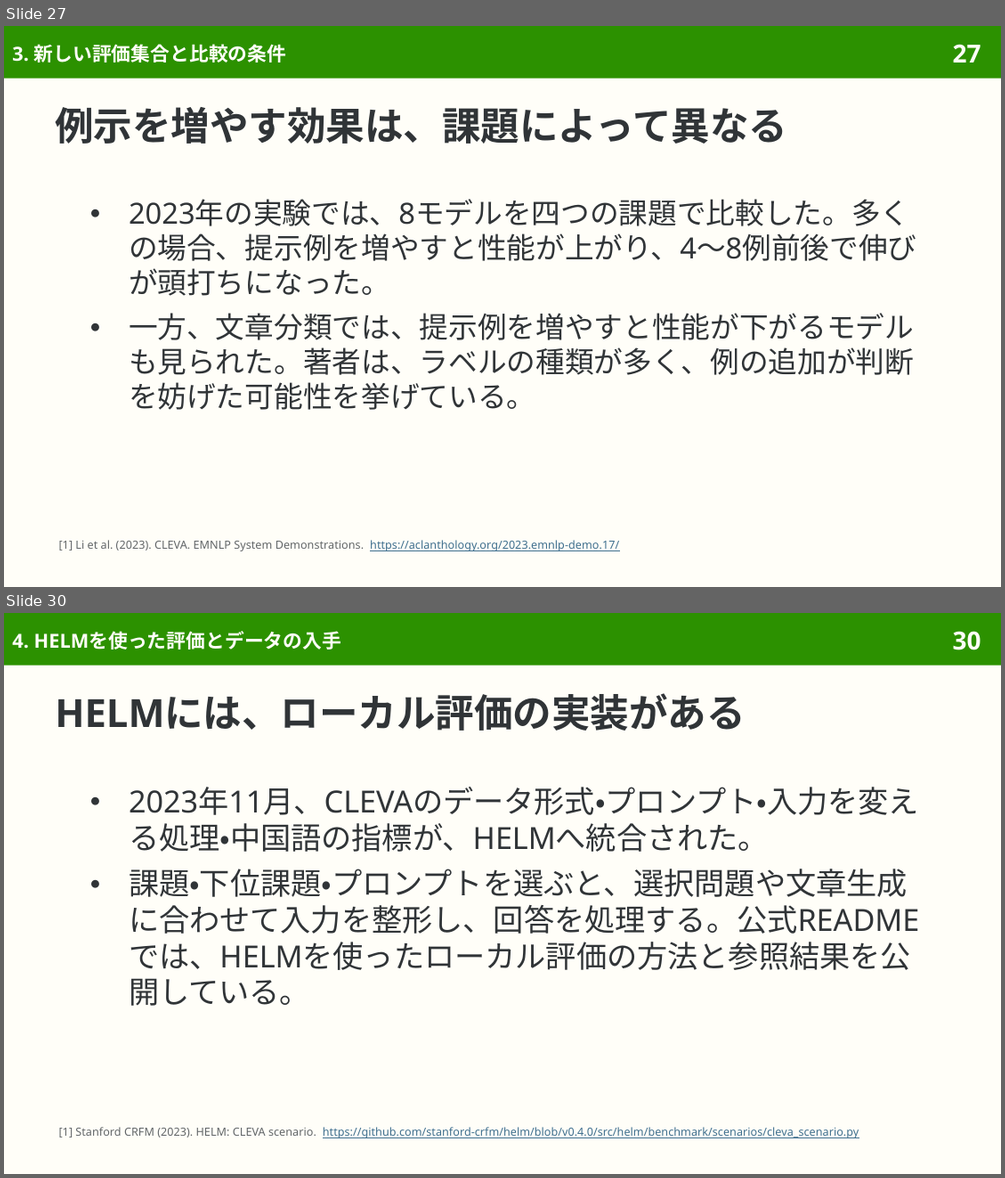
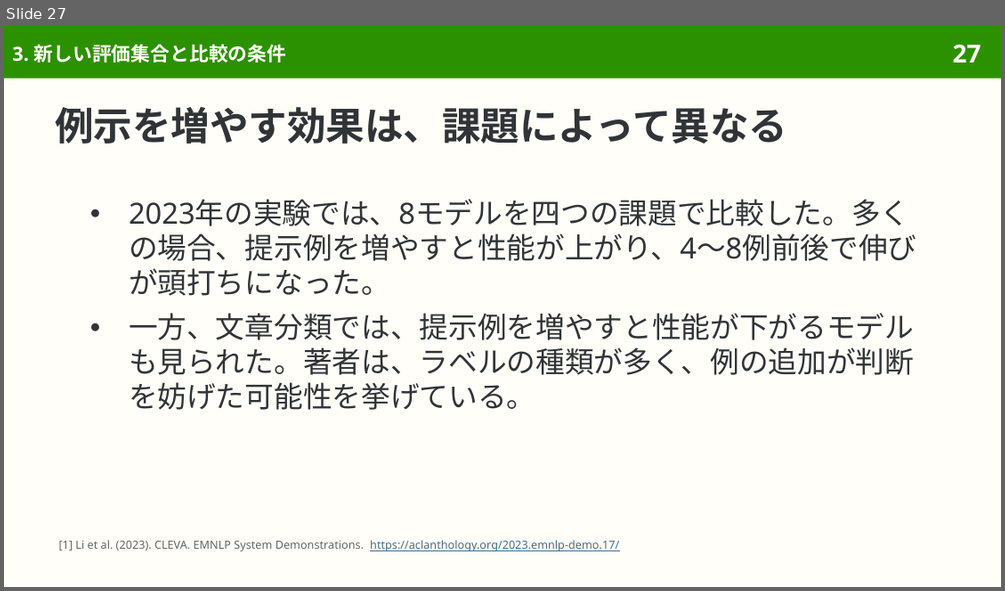
Before and after one commit to sasakiy84/datasets-in-10-minutes, a slide deck: slides/datasets-in-10-minutes-cleva.pptx. Shown one above the other, each under a label of ours: slides 27 and 30 before the commit, slide 27 after it; the slides between them are not shown. The pictures are 1005x1178 and 1005x591 pixels, drawn with LibreOffice and Linux fonts; fonts in the diff are those of the drawing. Boxes give left, top, right and bottom in pixels: in the first picture for what was removed or moved away, otherwise in the second. Text is boxed around its words. In the diff, an @@ line names an element or a change of style, - is before the commit and + after.

Commit message:
Center CLEVA on its own evaluation platform and remove HELM-specific walkthroughs

```diff
--- a/slides/datasets-in-10-minutes-cleva.pptx
+++ b/slides/datasets-in-10-minutes-cleva.pptx
@@ slide 30 removed at (4,613,1001,1174), background #FFFEF8; not listed: 2 template elements that a slide beside it also shows @@
@@ title removed at (12,631,341,649) @@
-4. HELMを使った評価とデータの入手
@@ title removed at (55,693,745,730) @@
-HELMには、ローカル評価の実装がある
@@ text removed at (129,787,919,1005) @@
-● 2023年11月、CLEVAのデータ形式・プロンプト・入力を変える処理・中国語の指標が、HELMへ統合された。
-● 課題・下位課題・プロンプトを選ぶと、選択問題や文章生成に合わせて入力を整形し、回答を処理する。公式READMEでは、HELMを使ったローカル評価の方法と参照結果を公開している。
@@ text removed at (59,1127,858,1138) @@
-[1] Stanford CRFM (2023). HELM: CLEVA scenario. https://github.com/stanford-crfm/helm/blob/v0.4.0/src/helm/benchmark/scenarios/cleva_scenario.py
```
Also in this commit, not shown: 7 slides changed, 3 other slides removed, 58 other files.
